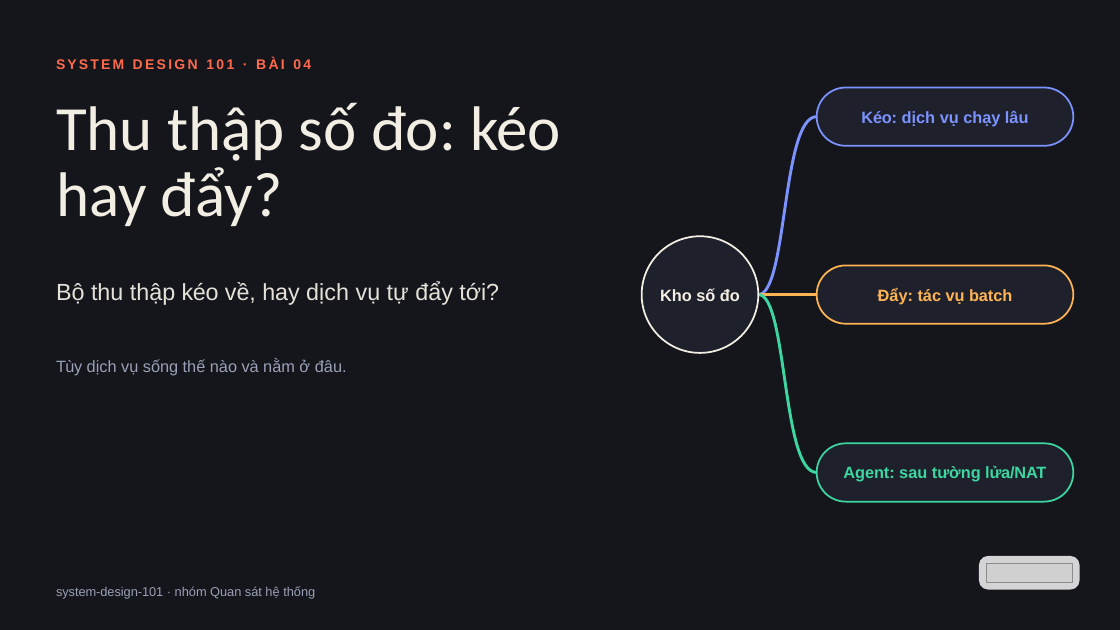
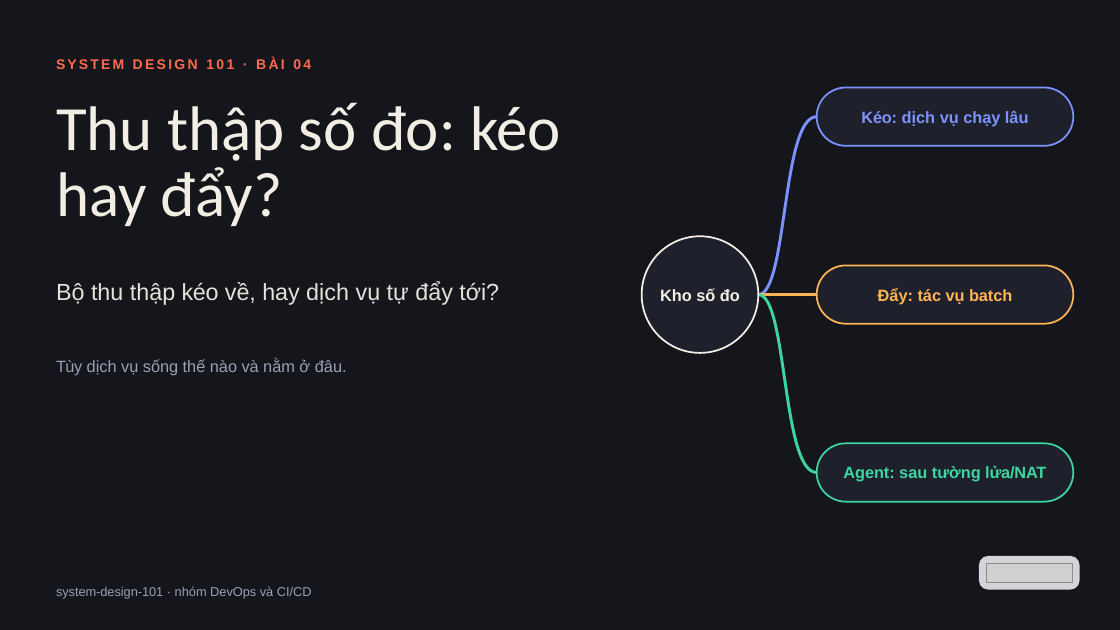
Before and after one commit to vohoailinh90/tool-marketing-studio, a slide deck: slide 1 of system-design-101/vi/lessons/sd-13-004/slides/sd-13-004.pptx. Drawn at 1120x630 pixels with LibreOffice and Linux fonts; fonts in the diff are those of the drawing; grey boxes stand for pictures. Boxes give left, top, right and bottom in pixels: in the first picture for what was removed or moved away, otherwise in the second. Text is boxed around its words. In the diff, an @@ line names an element or a change of style, - is before the commit and + after.

```diff
--- a/system-design-101/vi/lessons/sd-13-004/slides/sd-13-004.pptx
+++ b/system-design-101/vi/lessons/sd-13-004/slides/sd-13-004.pptx
@@ text at box(56, 586, 312, 599): text changed @@
-system-design-101 · nhóm Quan sát hệ thống
+system-design-101 · nhóm DevOps và CI/CD
```
Also in this commit, not shown: 4 other files.
